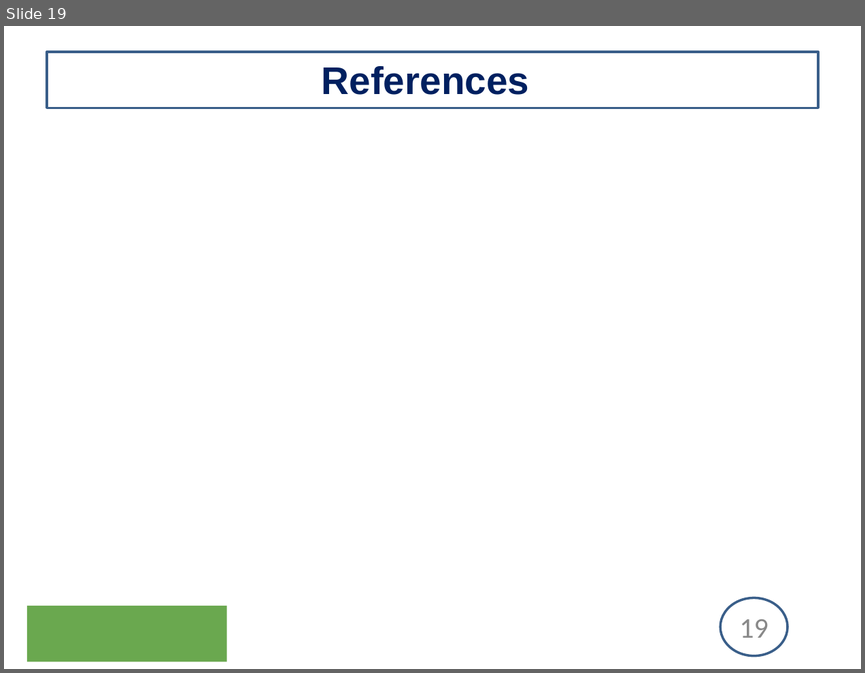
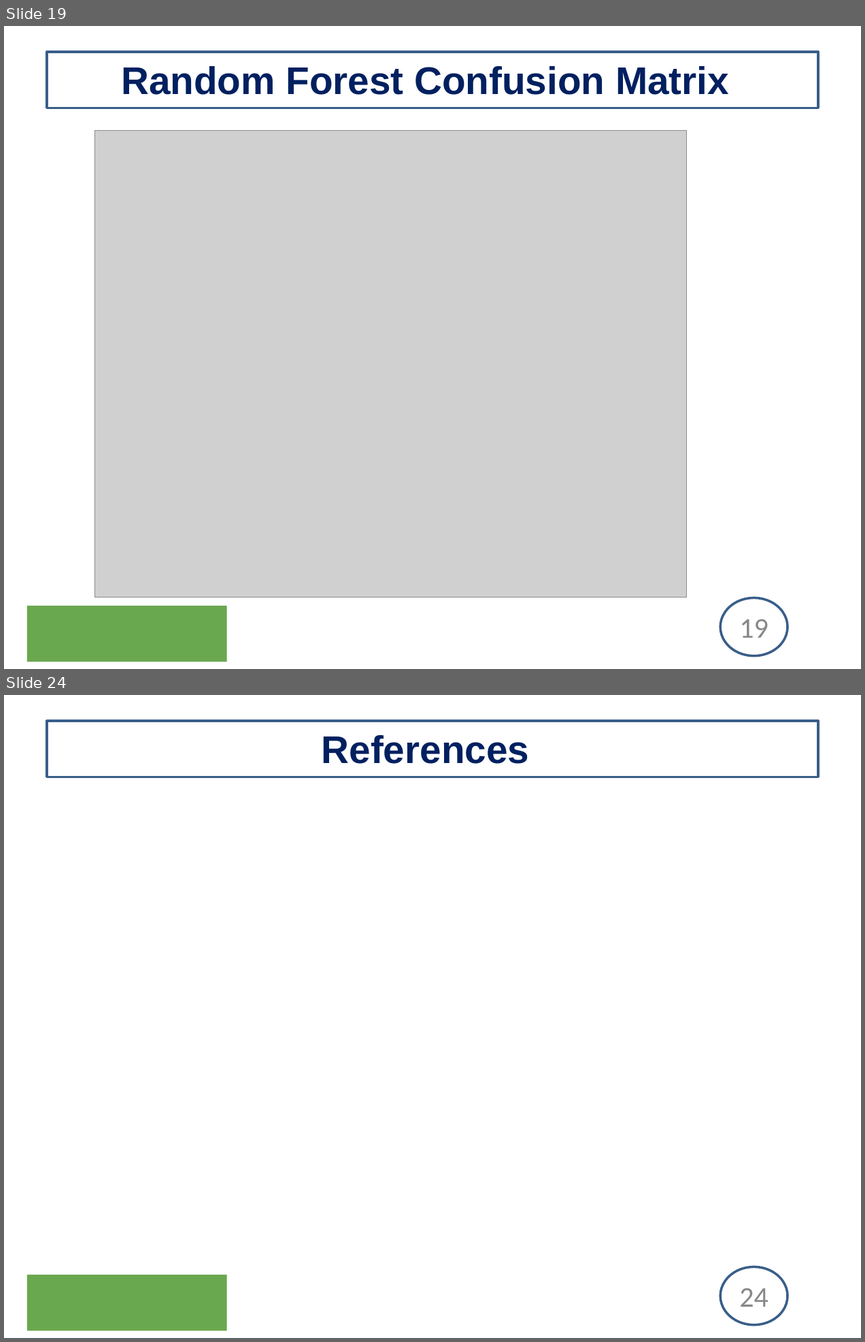
Before and after one commit to uginm102/MCSC-MUK, a slide deck: MCS7103-MachineLearning/Presentation.pptx. Shown one above the other, each under a label of ours: slide 19 before the commit, slides 19 and 24 after it; the slides between them are not shown. The pictures are 865x673 and 865x1342 pixels, drawn with LibreOffice and Linux fonts; fonts in the diff are those of the drawing; grey boxes stand for pictures; background and template pictures are left out. Boxes give left, top, right and bottom in pixels: in the first picture for what was removed or moved away, otherwise in the second. Text is boxed around its words. In the diff, an @@ line names an element or a change of style, - is before the commit and + after.

```diff
--- a/MCS7103-MachineLearning/Presentation.pptx
+++ b/MCS7103-MachineLearning/Presentation.pptx
@@ slide 19 added at (x1=4, y1=26, x2=861, y2=669), background #FFFFFF; not listed: 4 template elements that a slide beside it also shows @@
@@ title added at (x1=121, y1=66, x2=729, y2=95), 32.4 pt, text #002060, bold @@
+Random Forest Confusion Matrix
@@ picture added at (x1=95, y1=131, x2=686, y2=597) @@
@@ what was slide 19 is now slide 24 @@
@@ page number at (x1=739, y1=1288, x2=768, y2=1306): text changed @@
-19
+24
```
Also in this commit, not shown: 11 slides changed, 8 other slides added, 4 slides removed, 1 other file.
